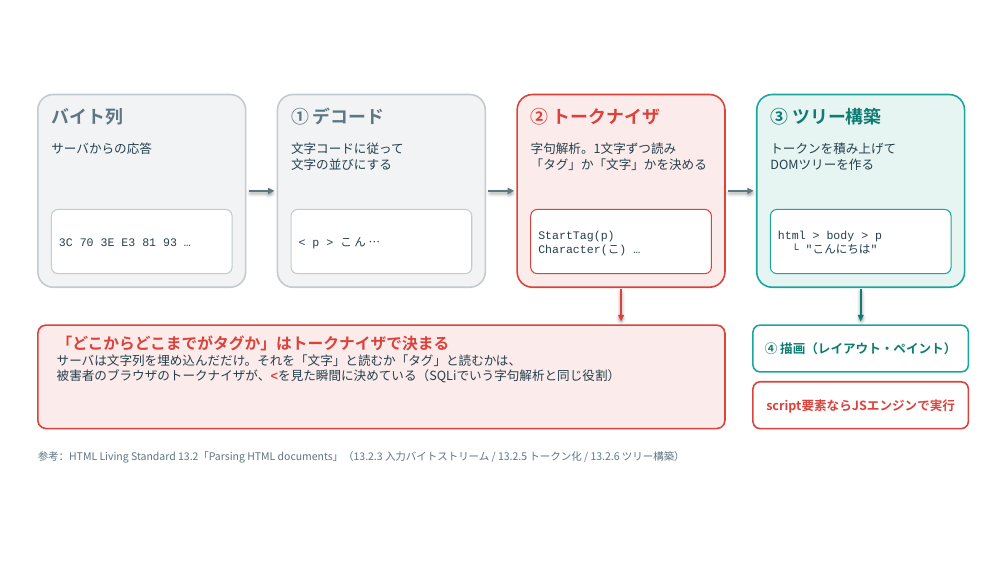
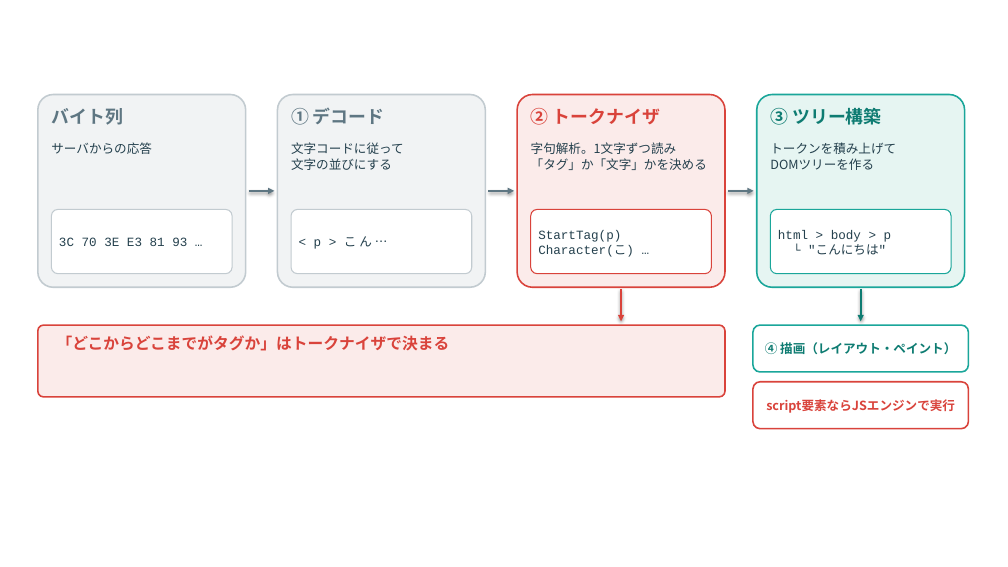
Before and after one commit to nico0748/tech-boosters, a slide deck: slide 6 of deep-dive/drafts/no.1-xss/image/HTMLパーサ図.pptx. Drawn at 1008x567 pixels with LibreOffice and Linux fonts; fonts in the diff are those of the drawing. Boxes give left, top, right and bottom in pixels: in the first picture for what was removed or moved away, otherwise in the second. Text is boxed around its words. In the diff, an @@ line names an element or a change of style, - is before the commit and + after.

```diff
--- a/deep-dive/drafts/no.1-xss/image/HTMLパーサ図.pptx
+++ b/deep-dive/drafts/no.1-xss/image/HTMLパーサ図.pptx
@@ size 11 to 12 pt in 4 elements at [59, 237, 187, 246], [314, 236, 372, 249], [538, 230, 634, 257], [778, 230, 892, 255] @@
@@ rounded rectangle: place and size @@
-rounded rectangle at [38, 325, 725, 429]
+rounded rectangle at [38, 325, 725, 397]
@@ text at [57, 354, 620, 383]: paragraphs removed @@
-サーバは文字列を埋め込んだだけ。それを「文字」と読むか「タグ」と読むかは、
-被害者のブラウザのトークナイザが、<を見た瞬間に決めている（SQLiでいう字句解析と同じ役割）
@@ text removed at [38, 451, 685, 463] @@
-参考：HTML Living Standard 13.2「Parsing HTML documents」（13.2.3 入力バイトストリーム / 13.2.5 トークン化 / 13.2.6 ツリー構築）
```
Also in this commit, not shown: 9 other slides changed, 13 other files.
